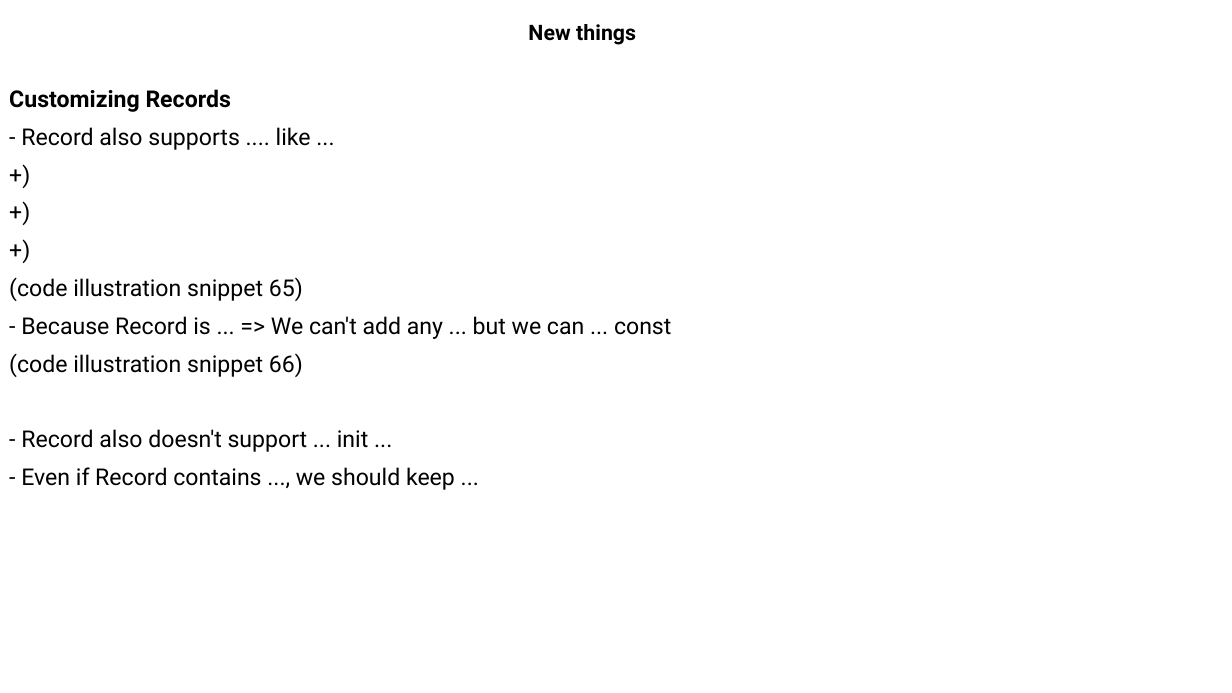
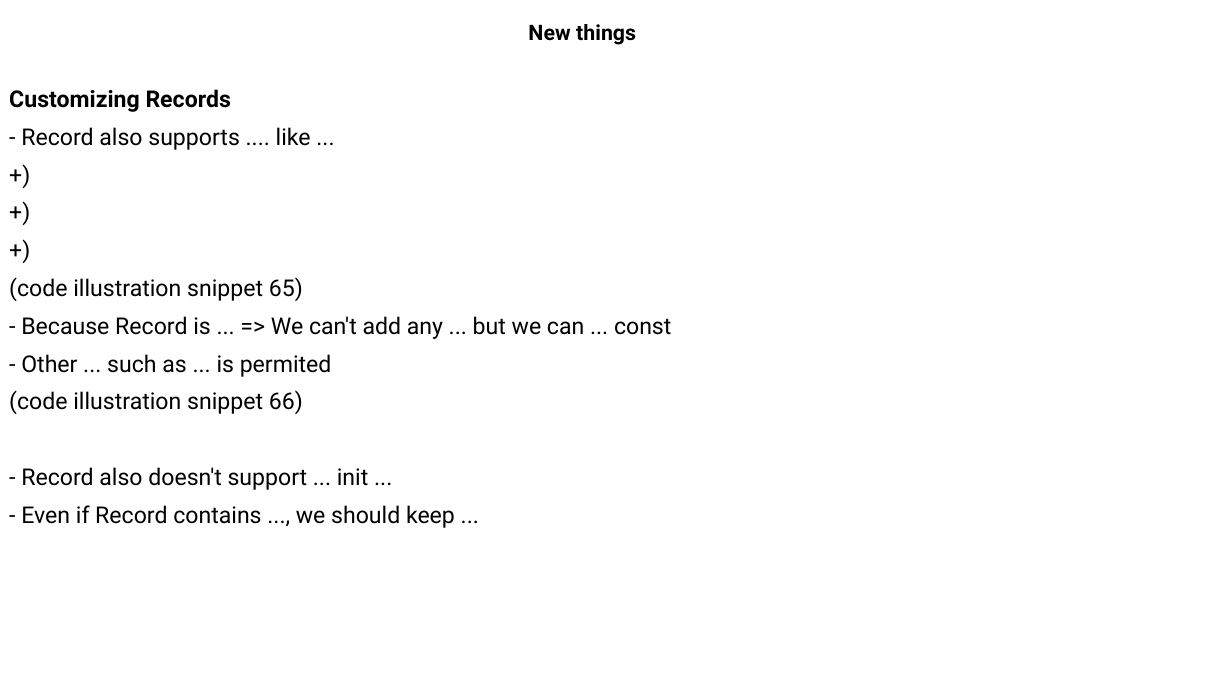
Before and after one commit to MaiDinhVinh/CS-Java, a slide deck: slide 33 of OCP17/old progress/Chapter 6 - Class Design and Chapter 7 - Beyond classes.pptx (slide 31 before the commit). Drawn at 1232x693 pixels with LibreOffice and Linux fonts; fonts in the diff are those of the drawing. Boxes give left, top, right and bottom in pixels: in the first picture for what was removed or moved away, otherwise in the second. Text is boxed around its words. In the diff, an @@ line names an element or a change of style, - is before the commit and + after.

```diff
--- a/OCP17/old progress/Chapter 6 - Class Design and Chapter 7 - Beyond classes.pptx
+++ b/OCP17/old progress/Chapter 6 - Class Design and Chapter 7 - Beyond classes.pptx
@@ text at box(21, 354, 332, 377): paragraph added @@
+- Other ... such as ... is permited
```
Also in this commit, not shown: 8 other slides changed, 2 slides added.
